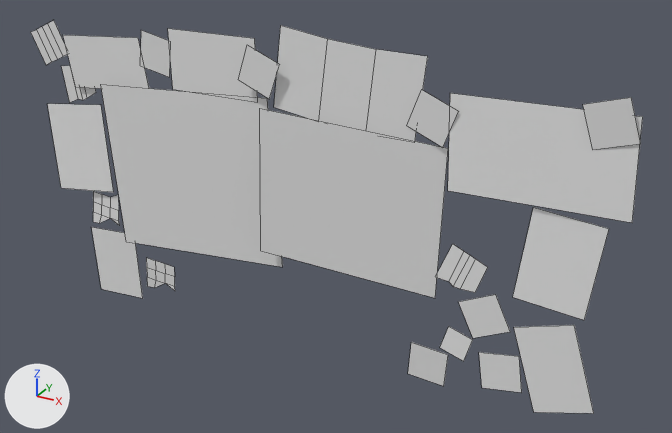
The FBX model Assets/Owa_3D/Mesh/INFO_Board/Board Paper.fbx, before and after one commit.
The view is the same before and after, from a 50 mm camera at (9.96, -16.39, 8.45) aimed at (0.77, 0.32, 0.09). Arrows for +X, +Y and +Z are at lower left; the lights stay in place. Mesh edges are drawn as thin lines. Materials are left out; every surface is plain grey. Where no turn or scale is listed for an object, it has been applied to the vertices.

Names of what the first picture shows: 'Board Paper'.
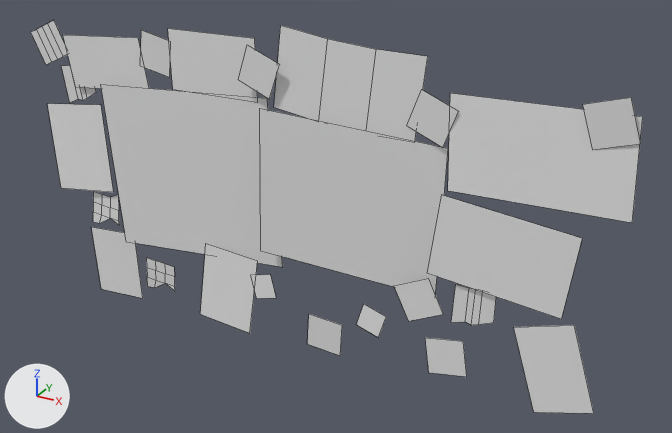
What differs and where, as boxes [x1, y1, x2, y2] in the pictures (672 x 433 px; the box of a moved part takes in the faces that stretch with it):
part 1 of me_plane, moved or reshaped: before [459, 294, 510, 338]; after [394, 278, 443, 321]
part 2 of me_plane, moved or reshaped: before [408, 342, 448, 386]; after [308, 314, 342, 355]
part 3 of me_plane, moved or reshaped: before [479, 352, 522, 393]; after [425, 337, 467, 377]
part 4 of me_plane, moved or reshaped: before [440, 326, 473, 361]; after [356, 304, 386, 337]
part 5 of me_plane, moved or reshaped: before [435, 244, 488, 293]; after [451, 285, 496, 325]
part 6 of me_plane, moved or reshaped: before [513, 207, 609, 320]; after [200, 243, 258, 333]
part 7 of me_plane, added: after [250, 274, 276, 298]
part 8 of me_plane, added: after [427, 195, 582, 319]

The change, as a diff of the scene's bpy script:
```diff
--- a/Assets/Owa_3D/Mesh/INFO_Board/Board Paper.fbx.py
+++ b/Assets/Owa_3D/Mesh/INFO_Board/Board Paper.fbx.py
@@ me_plane @@
 # used by ob_board_paper; location = (0.0, 0.0, 0.0)
 # verts and faces of me_plane; kept vertices keep their numbers, new ones are numbered from 136
-me_plane.from_pydata(...)  # 136 vertices, 50 faces; spans x -7.58..7.19, y -0.25..0.2, z -3.41..4.32
+me_plane.from_pydata(...)  # 144 vertices, 52 faces; spans x -7.58..7.19, y -0.25..0.2, z -3.41..4.32
+# me_plane part 1: the loose piece of 4 vertices spanning x 3.9..5.06, y -0.03..0.02, z -1.86..-0.7 is moved by (-1.5, 0.0, 0.0)
+# me_plane part 2: the loose piece of 4 vertices spanning x 2.78..3.72, y -0.01..0.06, z -3.31..-2.37 is moved by (-2.62, 0.0, 0.0)
+# me_plane part 3: the loose piece of 4 vertices spanning x 4.42..5.4, y -0.01..0.05, z -3.02..-2.03 is moved by (-1.24, 0.0, 0.0)
+# me_plane part 4: the loose piece of 4 vertices spanning x 3.54..4.28, y -0.05..-0.01, z -2.46..-1.72 is moved by (-2.04, 0.0, 0.0)
+# me_plane part 5: the loose piece of 10 vertices spanning x 3.31..4.47, y 0.0..0.06, z -0.79..0.19 is multiplied about its middle by the matrix ((0.935, -0.154, -0.32), (0.141, 0.988, -0.065), (0.326, 0.016, 0.945)), then moved by (0.29, -0.01, -0.78)
+# me_plane part 6: the loose piece of 4 vertices spanning x 5.08..6.77, y -0.11..0.04, z -0.75..1.37 is moved by (-7.95, 0.0, -2.58)
+# me_plane part 7
+verts[136] = (-0.81, -0.02, -1.59)  # pixel (270, 274)
+verts[137] = (-1.37, -0.01, -1.76)  # pixel (250, 275)
+verts[138] = (-0.64, -0.05, -2.16)  # pixel (276, 298)
+verts[139] = (-1.21, -0.04, -2.33)  # pixel (256, 298)
+faces += [(136, 137, 139, 138)]
+# me_plane part 8
+verts[140] = (6.27, 0.14, 0.87)  # pixel (582, 238)
+verts[141] = (3.41, -0.07, 1.28)  # pixel (441, 194)
+verts[142] = (6.06, 0.08, -0.94)  # pixel (561, 319)
+verts[143] = (3.2, -0.12, -0.52)  # pixel (426, 273)
+faces += [(140, 141, 143, 142)]
```
